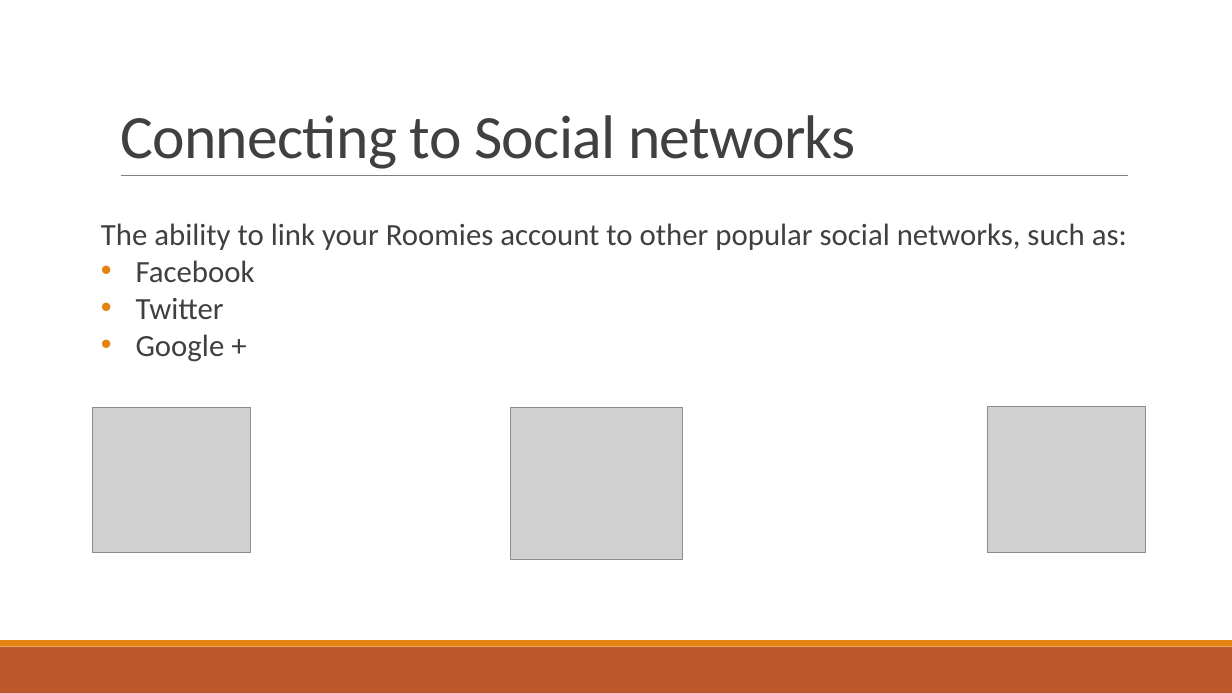
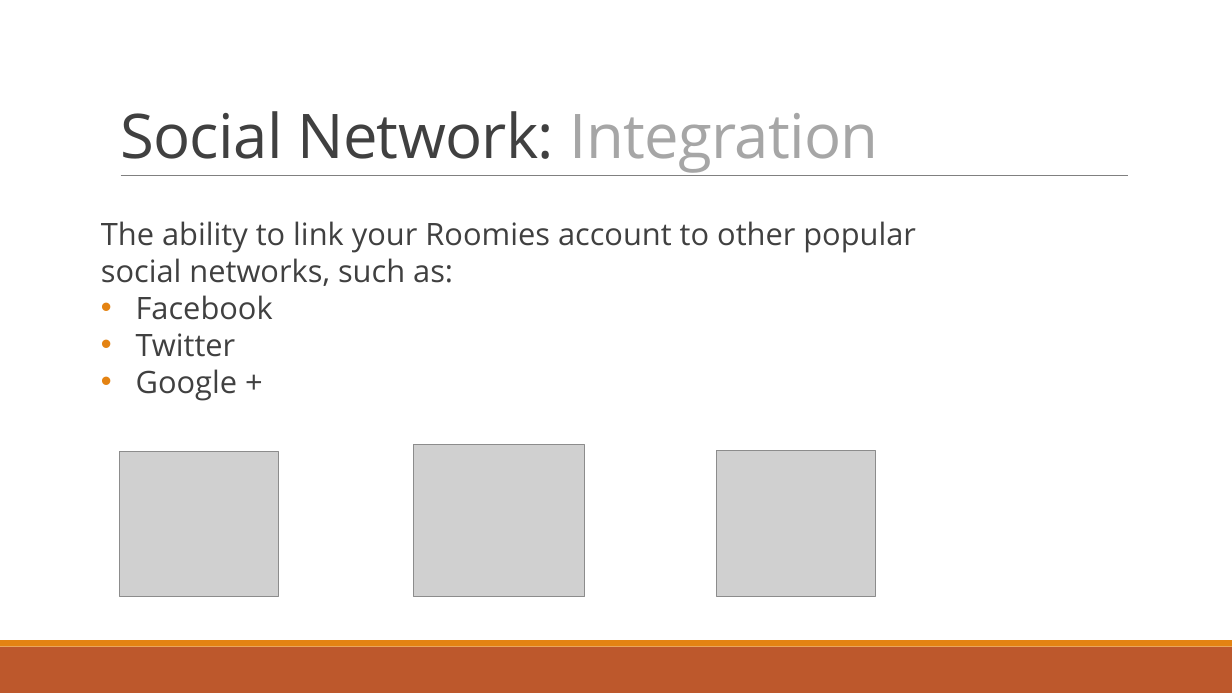
Before and after one commit to dragosthealex/roomies, a slide deck: slide 14 of res/presentation1/final_presentation.pptx (slide 11 before the commit). Drawn at 1232x693 pixels with LibreOffice and Linux fonts; fonts in the diff are those of the drawing; grey boxes stand for pictures. Boxes give left, top, right and bottom in pixels: in the first picture for what was removed or moved away, otherwise in the second. Text is boxed around its words. In the diff, an @@ line names an element or a change of style, - is before the commit and + after.

```diff
--- a/res/presentation1/final_presentation.pptx
+++ b/res/presentation1/final_presentation.pptx
@@ title at [120, 111, 879, 173]: text changed; font Calibri to Open Sans @@
-Connecting to Social networks
+Social Network: Integration
@@ text at [101, 221, 916, 286]: text changed; font Calibri to Open Sans @@
-The ability to link your Roomies account to other popular social networks, such as:
+The ability to link your Roomies account to other popular
+social networks, such as:
@@ text at [136, 295, 273, 401]: font Calibri to Open Sans in "Facebook", "Twitter", "Google +" @@
@@ picture: place and size @@
-picture at [511, 408, 683, 559]
+picture at [413, 445, 585, 596]
@@ picture: place and size @@
-picture at [92, 408, 250, 553]
+picture at [120, 452, 278, 597]
@@ picture: place and size @@
-picture at [988, 407, 1146, 553]
+picture at [717, 451, 875, 597]
```
Also in this commit, not shown: 10 other slides changed, 9 slides added, 18 slides removed, 1 other file.
